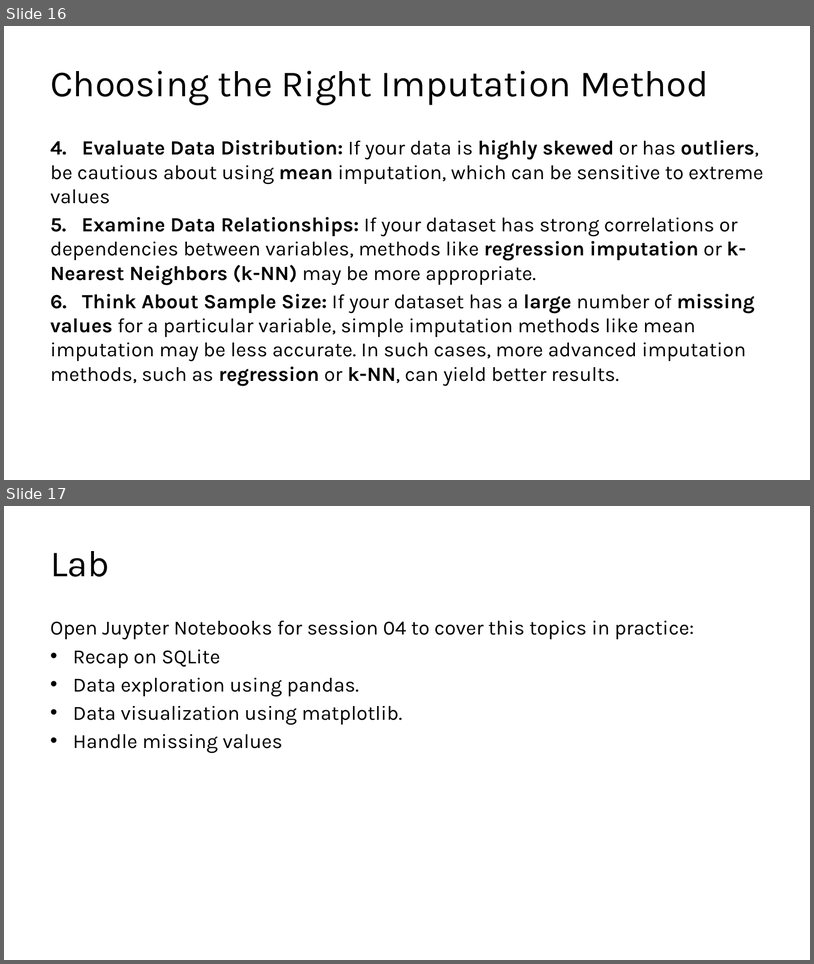
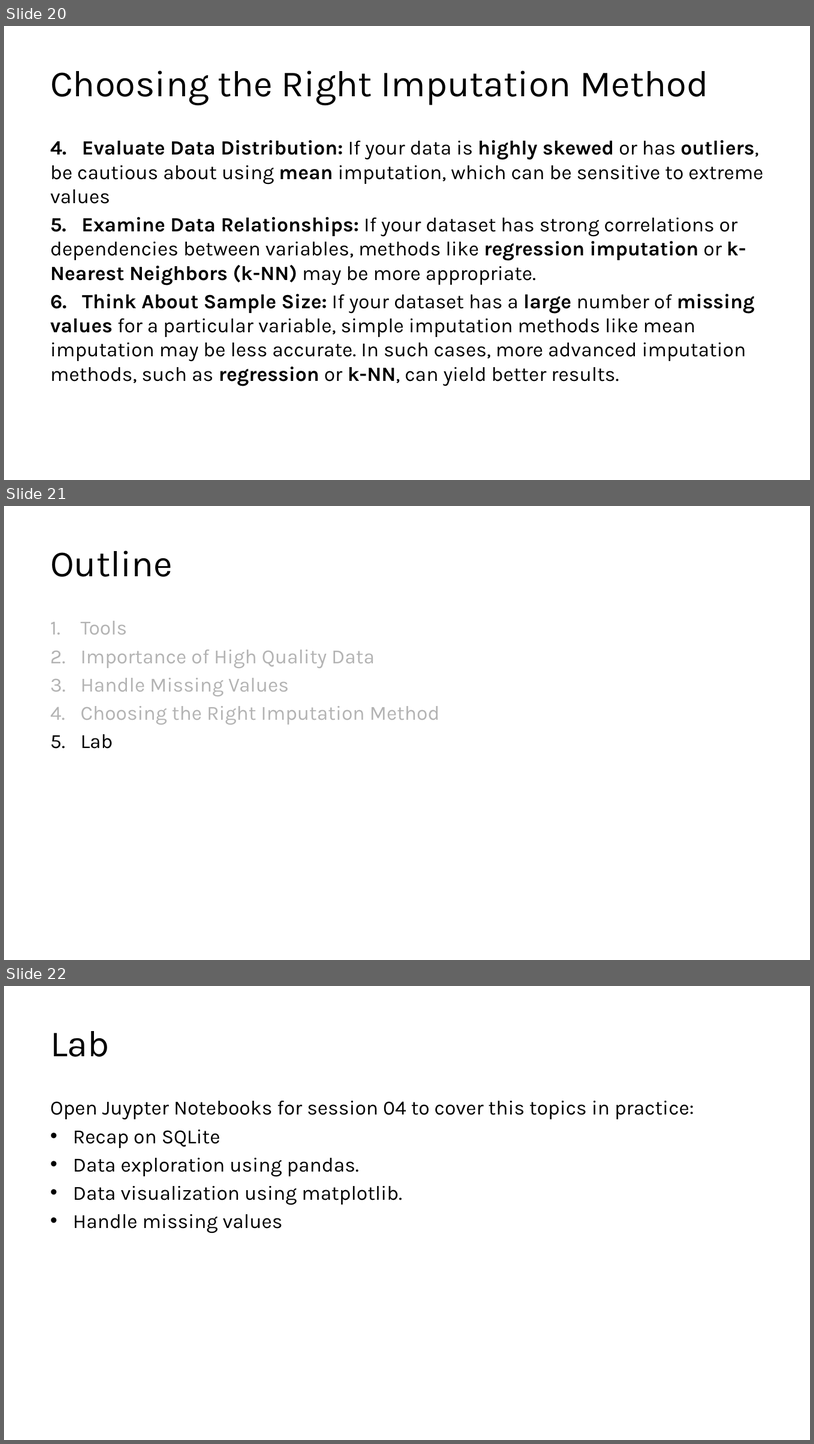
Before and after one commit to kershrita/Data-Science-Roadmap, a slide deck: slides/Session 04 - Planets with pandas & matplotlib.pptx. Shown one above the other, each under a label of ours: slides 16 and 17 before the commit, slides 20, 21 and 22 after it. The pictures are 814x964 and 814x1444 pixels, drawn with LibreOffice and Linux fonts; fonts in the diff are those of the drawing. Boxes give left, top, right and bottom in pixels: in the first picture for what was removed or moved away, otherwise in the second. Text is boxed around its words. In the diff, an @@ line names an element or a change of style, - is before the commit and + after.

```diff
--- a/slides/Session 04 - Planets with pandas & matplotlib.pptx
+++ b/slides/Session 04 - Planets with pandas & matplotlib.pptx
@@ slide 21 added at (x1=4, y1=506, x2=810, y2=960), background #FFFFFF @@
@@ title added at (x1=50, y1=550, x2=173, y2=577), 44 pt, text #000000 @@
+Outline
@@ text added at (x1=81, y1=621, x2=440, y2=748), 24 pt, text #B3B3B3 @@
+1. Tools
+2. Importance of High Quality Data
+3. Handle Missing Values
+4. Choosing the Right Imputation Method
+5. Lab
@@ what was slide 16 is now slide 20 @@
@@ what was slide 17 is now slide 22 @@
```
Also in this commit, not shown: 4 other slides added.
